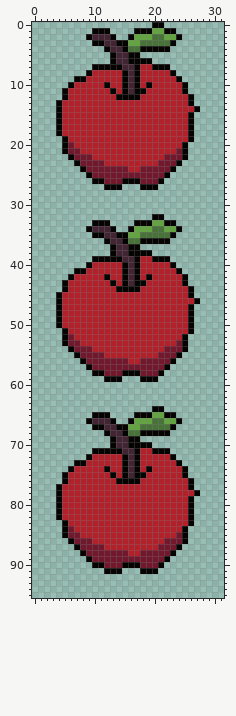
Two versions of one sprite sheet, Assets/Sprites/UI/Apple-sheet.png. The picture above was drawn from the file before the commit.
The file is 32x96 pixels. Colours within 5 levels of each other are drawn and written as one.
Now the later version:
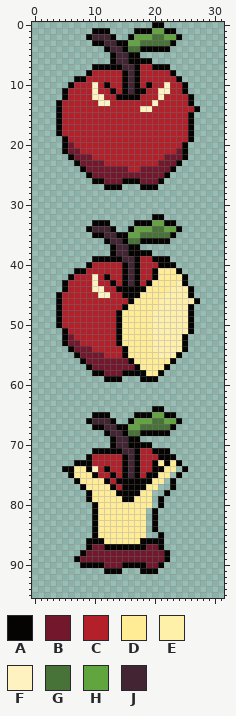
Palette (. is transparent): A #050403  B #73172d  C #b4202a  D #ffec94  E #fff0a9  F #fef3c0  G #477238  H #61a53f  J #422433
Change:
y 10: x 10 C -> F; x 22 C -> F
y 11: x 10 C -> F; x 21..22 CC -> FF
y 12: x 10..11 CC -> FF; x 21 C -> F
y 13: x 11..12 CC -> FF; x 20 C -> F
y 14: x 18..19 CC -> FF
y 40: x 21..22 CC -> AA
y 41: x 20..23 CCCC -> ADDD
y 42: x 10 C -> F; x 19..24 ACCCCC -> CADDDD
y 43: x 10 C -> F; x 18..24 ACCCCCC -> CADDDDE
y 44: x 10..11 CC -> FF; x 18..25 CCCCCCCC -> ADDDDEEE
y 45: x 11..12 CC -> FF; x 15..25 CCCCCCCCCCC -> AAADDDDEEEE
y 46: x 16..26 CCCCCCCCCCC -> ADDDDEEEEEE
y 47: x 15..25 CCCCCCCCCCC -> ADDDDDEEEEE
y 48..51: x 14..25 CCCCCCCCCCCC -> ADDDDDEEEEEE
y 52: x 14..24 CCCCCCCCCCC -> ADDDDDEEEEE
y 53: x 14..24 CCCCCCCCCCB -> ADDDDDEEEEE
y 54: x 15..24 CCCCCCCBBB -> ADDDDEEEEE
y 55: x 15..23 CCCCCCBBB -> ADDDDDEEE
y 56: x 16..22 CCBBBBB -> ADDDDDD
y 57: x 17..21 BBBBB -> ADDDD
y 58: x 18..20 BBB -> ADD
y 72: x 21..22 CC -> AA
y 73: x 9 C -> A; x 20..23 CCCC -> ADAD
y 74: x 5 . -> A; x 7..10 CCCC -> DDAF; x 19..24 ACCCCC -> CAADD.
y 75: x 5..10 ACCCCC -> .ADDDA; x 18..25 ACCCCCCA -> CAADD.A.
y 76: x 5..12 ACCCCCCC -> ..ADDDDA; x 18..26 CCCCCCCCA -> AADD.A...
y 77: x 4..13 ACCCCCCCCC -> ....ADDDDA; x 15..26 CCCCCCCCCCCA -> AAAADD..A...
y 78: x 4..27 ACCCCCCCCCCCCCCCCCCCCCCA -> .....ADDDDAAAADD..A.....
y 79: x 4..26 ACCCCCCCCCCCCCCCCCCCCCA -> .....ADDDDDAADDD.A.....
y 80: x 4..26 ACCCCCCCCCCCCCCCCCCCCCA -> ......ADDDDDDDDD.A.....
y 81..82: x 4..26 ACCCCCCCCCCCCCCCCCCCCCA -> ......ADDDDDDDD.A......
y 83: x 5..26 ACCCCCCCCCCCCCCCCCCCCA -> .....ADDDDDDDD.A......
y 84: x 5..25 ABCCCCCCCCCCCCCCCCCCA -> .....ADDDDDDDD.A.....
y 85: x 5..25 ABBCCCCCCCCCCCCCCCCBA -> .....ADDDDDDDD..A....
y 86: x 6..25 ABBBCCCCCCCCCCCCBBBA -> ...AAADDDDDDAAAA....
y 87: x 7..9 ABB -> ..A; x 12..24 CCCCCCCCCBBBA -> AAAAAAABBA...
y 88: x 16..17 CC -> BB; x 22..23 BA -> A.
y 89: x 7..9 ..A -> ABB
y 90: x 8..9 .. -> AA; x 18 B -> A
